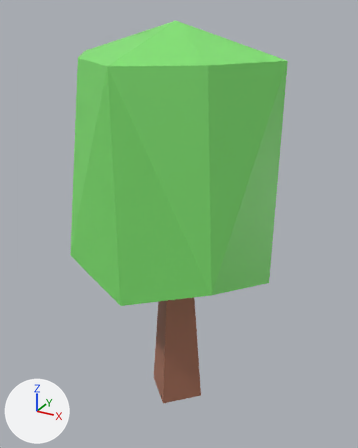
Before and after pictures for a commit that changed the FBX model Assets/World/Trees/OakObj.fbx.
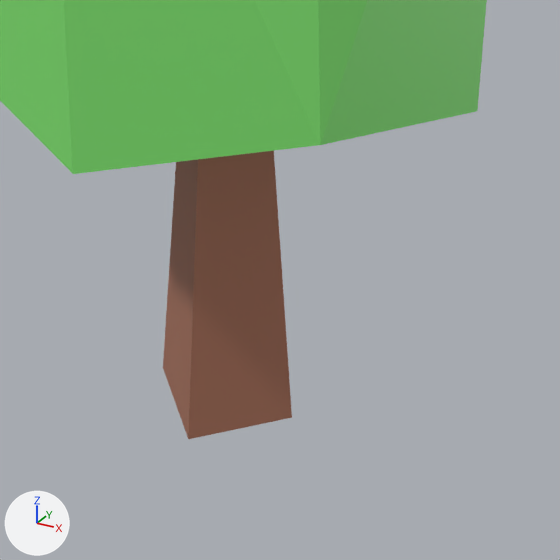
Old and new are each drawn whole from a camera (50 mm lens) standing at (4.19, -7.52, 7.17) and looking at (-0.05, 0.19, 3.32) and again close up on the part from 26% to 84% of the width and 54% to 100% of the height. Lighting does not change. The marker at lower left points along +X, +Y and +Z. Where no turn or scale is listed for an object, it has been applied to the vertices.

Script lines for the objects in view, before the commit:
```python
me_cone = bpy.data.meshes.new('Cone')
me_cone.from_pydata(...)  # 23 vertices, 37 faces; spans x -1.89..1.89, y -1.89..1.89, z -0.5..6.96
# faces by material slot: [32, 5]
me_cone.materials.append(mat_leaves)  # green #83e773
me_cone.materials.append(mat_bark)  # brown #ab725c
ob_oak = bpy.data.objects.new('Oak', me_cone)
ob_oak.location = (0.0, 0.0, 0.0)
```
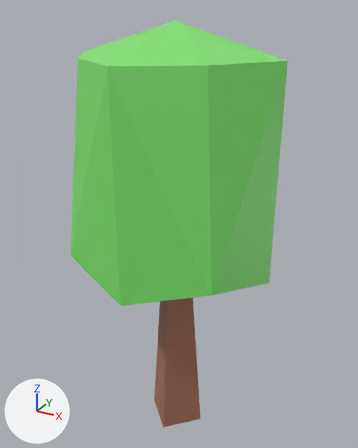
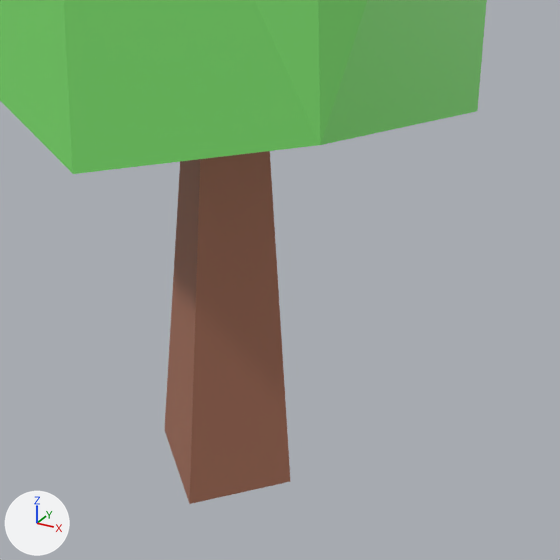
The newer file is also rescaled (x1.5) as a whole; pictures and numbers use the older file's frame.

Diff of the bpy script that builds the scene:
```diff
--- a/Assets/World/Trees/OakObj.fbx.py
+++ b/Assets/World/Trees/OakObj.fbx.py
@@ me_cone @@
 me_cone.from_pydata(...)  # 23 vertices, 37 faces; spans x -1.89..1.89, y -1.89..1.89, z -0.5..6.96
 # used by ob_oak; location = (0.0, 0.0, 0.0)
+# me_cone part 1: the loose piece of 5 vertices spanning x -0.6..0.6, y -0.6..0.6, z -0.5..6.86 is scaled about its middle by (1, 1, 1.09), then moved by (0.0, 0.0, -0.33)
 me_cone.materials.append(mat_leaves)
```

Where the change shows, as pixel boxes [x1, y1, x2, y2] in the close-ups (560 x 560 px; the box of a moved part takes in the faces that stretch with it):
'Oak', reshaped
    before: [0, 0, 487, 439]
    after: [0, 0, 487, 504]
part 1 of me_cone, moved or reshaped
    before: [163, 151, 292, 439]
    after: [165, 151, 290, 504]
